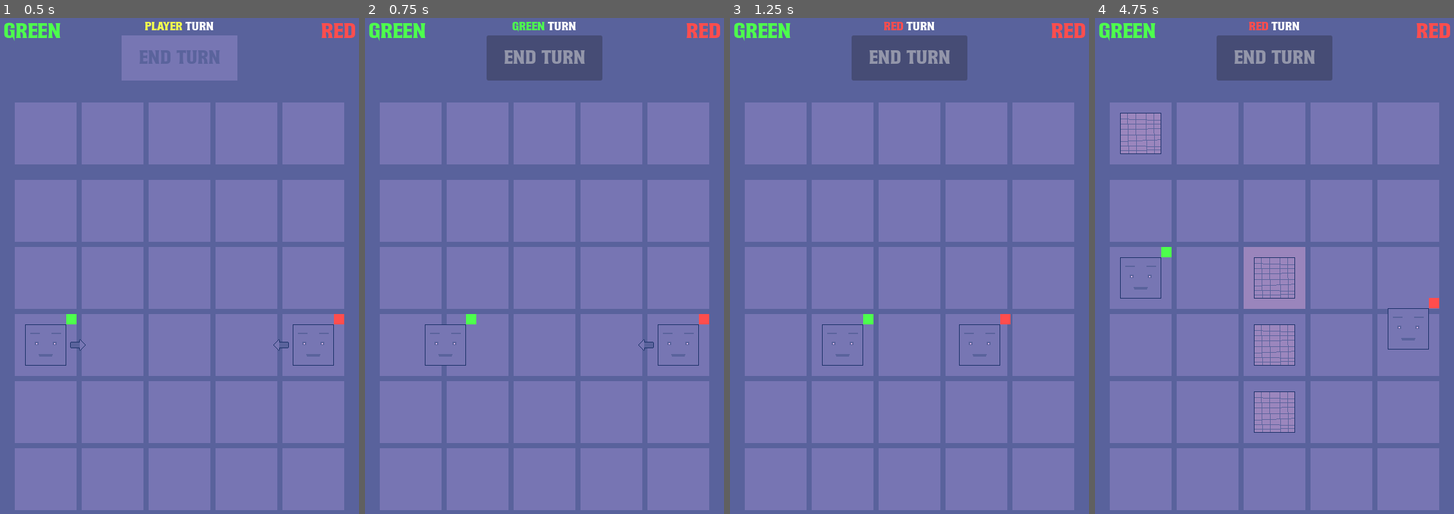
Above: before the commit, frames 1-4 (left to right).
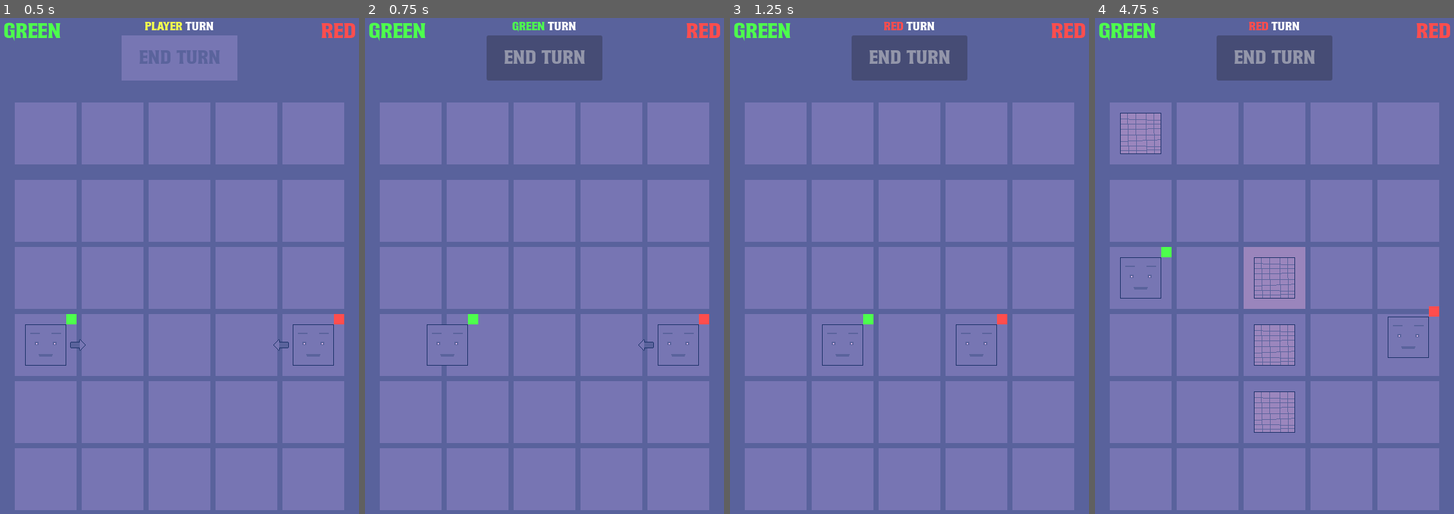
Above: after the commit, the same moments.

Repository: frostblooded/influencer
Game: Godot game, scene res://scenes/levels/level_1.tscn
Two runs of this game, one before a commit and one after it. Both use one fixed random seed, a clock stepped at 60 frames per second and the inputs below.
Inputs (mouse positions are in pixels of both pictures, inside the frame that each line leads up to):
- Up to frame 1 (0.5 s): no input
- Up to frame 2 (0.75 s): click "End turn" at 0.5 s
- Up to frame 3 (1.25 s): no input
- Up to frame 4 (4.75 s): drag from (1141, 132) to (1274, 132) at 1.27 s; click "End turn" at 2 s; drag from (1206, 132) to (1342, 132) at 2.77 s; click "next level" at 3.5 s; click "End turn" at 4.25 s

Frame 1 is identical in both runs. In frame 2, 0.1% of the frame differs, in the area x 16-32%, y 59-71%; in frame 3, 0.1%; in frame 4, 0.4%, in the area x 81-96%, y 56-69%.

Commit message:
Add animation to piston rotation

Diff:
--- a/scripts/globals/helpers.gd
+++ b/scripts/globals/helpers.gd
@@ -53,3 +53,7 @@
     var noise: FastNoiseLite = FastNoiseLite.new()
     var cameraOffset: float = noise.get_noise_1d(Time.get_ticks_msec()) * intensity
     camera.offset = Vector2(cameraOffset, cameraOffset)
+
+static func complete_and_kill_tween(tween: Tween) -> void:
+    tween.custom_step(INF)
+    tween.kill()
--- a/scripts/piston_item.gd
+++ b/scripts/piston_item.gd
@@ -6,6 +6,7 @@
 @export var move_duration: float = 0.3
 
 var _direction: Enums.Direction = Enums.Direction.Right
+var _change_direction_tween: Tween
 
 func _ready() -> void:
     Helpers.safe_connect(area_2d.input_event, handle_mouse_event)
@@ -60,4 +61,12 @@
 
 func change_direction_clockwise() -> void:
     _direction = Enums.get_next_clockwise_direction(_direction)
-    sprite_2d.rotation = Enums.direction_to_angle(_direction)
+
+    if (_change_direction_tween):
+        Helpers.complete_and_kill_tween(_change_direction_tween)
+
+    _change_direction_tween = create_tween()
+    _change_direction_tween.tween_property(sprite_2d, "rotation", PI / 2, 0.5) \
+        .as_relative() \
+        .set_trans(Tween.TRANS_BACK) \
+        .set_ease(Tween.EASE_OUT)
--- a/scripts/unit.gd
+++ b/scripts/unit.gd
@@ -116,7 +116,8 @@
                     return
 
         var tween: Tween = create_tween()
-        tween.tween_property(self, "global_position", planned_move_target.global_position, move_duration)
+        tween.tween_property(self, "global_position", planned_move_target.global_position, move_duration) \
+            .set_trans(Tween.TRANS_QUAD)
         await tween.finished
 
         cell.move_containee_to(planned_move_target)
@@ -125,16 +126,13 @@
     var move_vector: Vector2 = unit.global_position - global_position
     var half_move_goal: Vector2 = global_position + move_vector / 2
 
-    var first_half_move_tween: Tween = create_tween()
-    first_half_move_tween.tween_property(self, "global_position", half_move_goal, move_duration / 4)
-    await first_half_move_tween.finished
+    var destroy_animation_promise: Promise = Promise.new()
 
-    var destroy_animation_promise: Promise = Promise.new()
-    unit.play_destroy_animation(direction, destroy_animation_promise)
-
-    var second_half_move_tween: Tween = create_tween()
-    second_half_move_tween.tween_property(self, "global_position", unit.global_position, move_duration / 4)
-    await second_half_move_tween.finished
+    var tween: Tween = create_tween()
+    tween.tween_property(self, "global_position", half_move_goal, move_duration / 4)
+    tween.tween_callback(unit.play_destroy_animation.bind(direction, destroy_animation_promise))
+    tween.tween_property(self, "global_position", unit.global_position, move_duration / 4)
+    await tween.finished
     await destroy_animation_promise.async_awaiter()
 
 func play_crash_animation(unmovable_cell: GridCell, unmovable_cell_item: Item) -> void:
